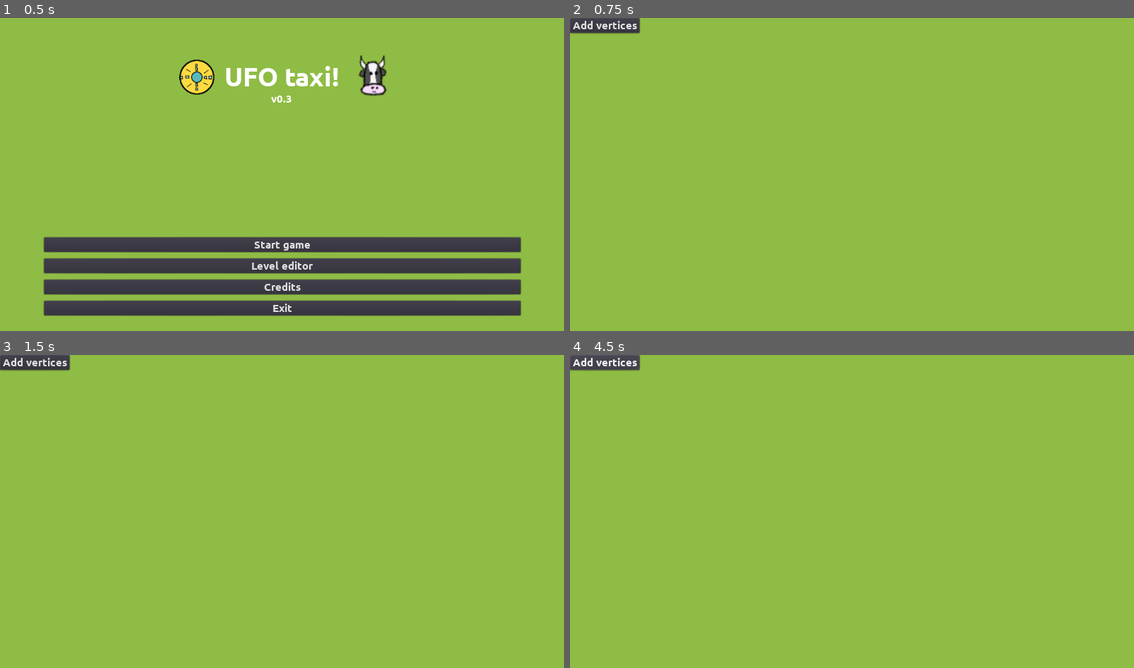
Above: before the commit, frames 1-4 (two rows, left to right).
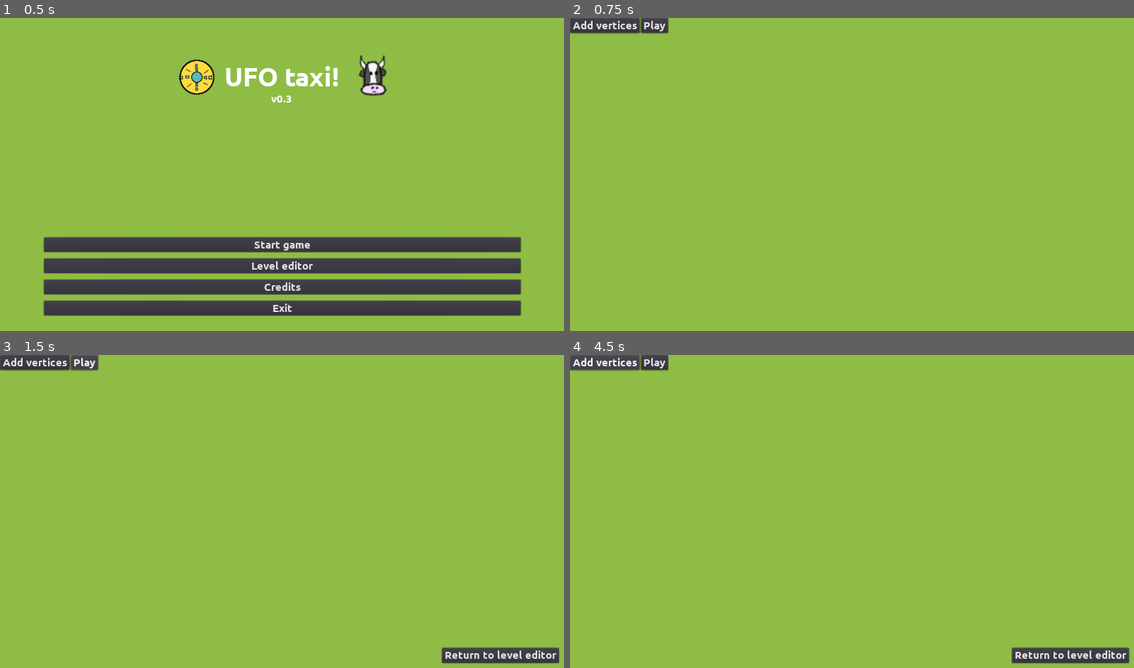
Above: after the commit, the same moments.

Repository: moisesjbc/ufo-taxi
Game: Godot game, scene res://menus/main_menu/main_menu.tscn
Two runs of this game, one before a commit and one after it. Both use one fixed random seed, a clock stepped at 60 frames per second and the inputs below.
Inputs (mouse positions are in pixels of both pictures, inside the frame that each line leads up to):
- Up to frame 1 (0.5 s): no input
- Up to frame 2 (0.75 s): click "Level editor" at 0.5 s
- Up to frame 3 (1.5 s): click (84, 361) at 1.25 s, where only the run after the commit has a clickable "Play"
- Up to frame 4 (4.5 s): click (1071, 655) at 2 s, where only the run after the commit has a clickable "Return to level editor"; click (654, 361) at 2.75 s, where only the run after the commit has a clickable "Play"; click "Add vertices" at 3.5 s; click "Finish" at 4.25 s

Frame 1 is identical in both runs. In frame 2, 0.3% of the frame differs, in the area x 12-18%, y 0-6%; in frame 3, 1.4%, in the area x 12-100%, y 0-99%; in frame 4, 1.4%.
Error before the commit: Invalid get index '-1' (on base: 'Array'). (res://gameplay/railtrack/railtrack.gd:52)
Error after the commit: Invalid get index '0' (on base: 'Array'). (res://gameplay/player/player.gd:20)

Commit message:
Added playi / stop button for level editor

Diff:
--- a/godot-project/gameplay/main/level.gd
+++ b/godot-project/gameplay/main/level.gd
@@ -16,6 +16,7 @@
 var campaign_index = null;
 var level_index = null;
 
+
 func load_from_file(campaign_index: int, level_index: int):
 	"""
 	Loads the level info from the JSON file indexed by the given campaign_index
@@ -28,7 +29,11 @@
 
 	var dict = JSON.parse(text).result
 
+	load_from_dict(dict)
 	file.close()
+
+
+func load_from_dict(dict):
 	railtrack_nodes = self._read_vector2_list_from_json(dict['railtrack_nodes'])
 	pickup_area_positions = self._read_vector2_list_from_json(dict['pickup_area_positions'])
 	area_51_positions = self._read_vector2_list_from_json(dict['area_51_positions'])
--- a/godot-project/gameplay/main/main.gd
+++ b/godot-project/gameplay/main/main.gd
@@ -7,7 +7,13 @@
 
 
 func _ready():
-	set_current_level(0)
+	if not get_parent().name == 'level_editor':
+		set_current_level(0)
+		$gui/restart_level_button.visible = true
+		$gui/return_to_level_editor_button.visible = false
+	else:
+		$gui/restart_level_button.visible = false
+		$gui/return_to_level_editor_button.visible = true
 
 
 func _on_railtrack_warning_added(text):
@@ -18,7 +24,6 @@
 	$current_level.load_from_file(0, level_index)
 	reset_current_level()
 
-
 func reset_current_level():
 	$railtrack.reset($current_level.railtrack_nodes, $current_level.n_remaining_actions)
 	$destination_area.reset($railtrack, len($current_level.pickup_area_positions))
@@ -26,6 +31,11 @@
 
 	instantiate_areas($pickup_areas, $current_level.pickup_area_positions, pickup_area_scene)
 	instantiate_areas($area_51_areas, $current_level.area_51_positions, area_51_scene)
+
+
+func play_level(level_dict):
+	$current_level.load_from_dict(level_dict)
+	reset_current_level()
 
 
 func instantiate_areas(parent_node, positions, scene):
@@ -67,3 +77,7 @@
 
 func _on_game_over_restart_level_requested():
 	restart_level()
+
+
+func _on_return_to_level_editor_button_pressed():
+	get_parent().stop()
--- a/godot-project/gameplay/main/main.tscn
+++ b/godot-project/gameplay/main/main.tscn
@@ -42,6 +42,7 @@
 visible = false
 
 [node name="restart_level_button" type="Button" parent="gui"]
+visible = false
 anchor_left = 1.0
 anchor_top = 1.0
 anchor_right = 1.0
@@ -71,6 +72,17 @@
 
 [node name="game_over" parent="gui" instance=ExtResource( 12 )]
 visible = false
+
+[node name="return_to_level_editor_button" type="Button" parent="gui"]
+visible = false
+margin_left = 1002.37
+margin_top = 665.248
+margin_right = 1266.37
+margin_bottom = 699.248
+text = "Return to level editor"
+__meta__ = {
+"_edit_use_anchors_": false
+}
 [connection signal="game_over" from="." to="." method="_on_main_game_over"]
 [connection signal="n_remaining_actions_updated" from="railtrack" to="." method="_on_railtrack_n_remaining_actions_updated"]
 [connection signal="node_added" from="railtrack" to="railtrack/player" method="_on_railtrack_node_added"]
@@ -81,3 +93,4 @@
 [connection signal="continue_pressed" from="gui/level_win_menu" to="." method="_on_level_win_menu_continue_pressed"]
 [connection signal="button_down" from="gui/restart_level_button" to="." method="_on_restart_level_button_button_down"]
 [connection signal="restart_level_requested" from="gui/game_over" to="." method="_on_game_over_restart_level_requested"]
+[connection signal="pressed" from="gui/return_to_level_editor_button" to="." method="_on_return_to_level_editor_button_pressed"]
--- a/godot-project/level_editor/main/level_editor.gd
+++ b/godot-project/level_editor/main/level_editor.gd
@@ -2,3 +2,8 @@
 
 func _ready():
 	$railtrack.closed = false
+
+func stop():
+	if get_node('main'):
+		get_node('main').queue_free()
+		$railtrack.visible = true
--- a/godot-project/level_editor/main/level_editor.tscn
+++ b/godot-project/level_editor/main/level_editor.tscn
@@ -16,7 +16,6 @@
 script = ExtResource( 5 )
 
 [node name="tools_container" type="HBoxContainer" parent="state_machine/idle"]
-visible = false
 anchor_right = 1.0
 margin_right = 1278.0
 margin_bottom = 34.0
@@ -28,6 +27,12 @@
 margin_right = 158.0
 margin_bottom = 34.0
 text = "Add vertices"
+
+[node name="play_button" type="Button" parent="state_machine/idle/tools_container"]
+margin_left = 162.0
+margin_right = 223.0
+margin_bottom = 34.0
+text = "Play"
 
 [node name="add_vertices" type="Node2D" parent="state_machine"]
 script = ExtResource( 2 )
@@ -43,4 +48,5 @@
 
 [node name="railtrack" parent="." instance=ExtResource( 4 )]
 [connection signal="pressed" from="state_machine/idle/tools_container/add_vertices_button" to="state_machine/idle" method="_on_add_vertices_button_pressed"]
+[connection signal="pressed" from="state_machine/idle/tools_container/play_button" to="state_machine/idle" method="_on_play_button_pressed"]
 [connection signal="pressed" from="state_machine/add_vertices/add_vertices_exit_button" to="state_machine/add_vertices" method="_on_add_vertices_exit_button_pressed"]
--- a/godot-project/level_editor/main/state_machine/idle.gd
+++ b/godot-project/level_editor/main/state_machine/idle.gd
@@ -6,3 +6,27 @@
 
 func _on_add_vertices_button_pressed():
 	state_machine.set_current_state('add_vertices')
+
+
+func _on_play_button_pressed():
+	var level_dict = {}
+	level_dict['railtrack_nodes'] = _vector2_array_to_json_dist(level_editor.get_node('railtrack').nodes)
+	level_dict['pickup_area_positions'] = []
+	level_dict['area_51_positions'] = []
+	level_dict['n_remaining_actions'] = null
+	level_dict['texts'] = []
+
+	level_editor.get_node('railtrack').visible = false
+	var main_scene = load("res://gameplay/main/main.tscn")
+	var main = main_scene.instance()
+	level_editor.add_child(main)
+	level_editor.get_node('main').play_level(level_dict)
+
+
+func _vector2_array_to_json_dist(vector2_array):
+	var res = []
+
+	for vector2 in vector2_array:
+		res.push_back([vector2.x, vector2.y])
+
+	return res
